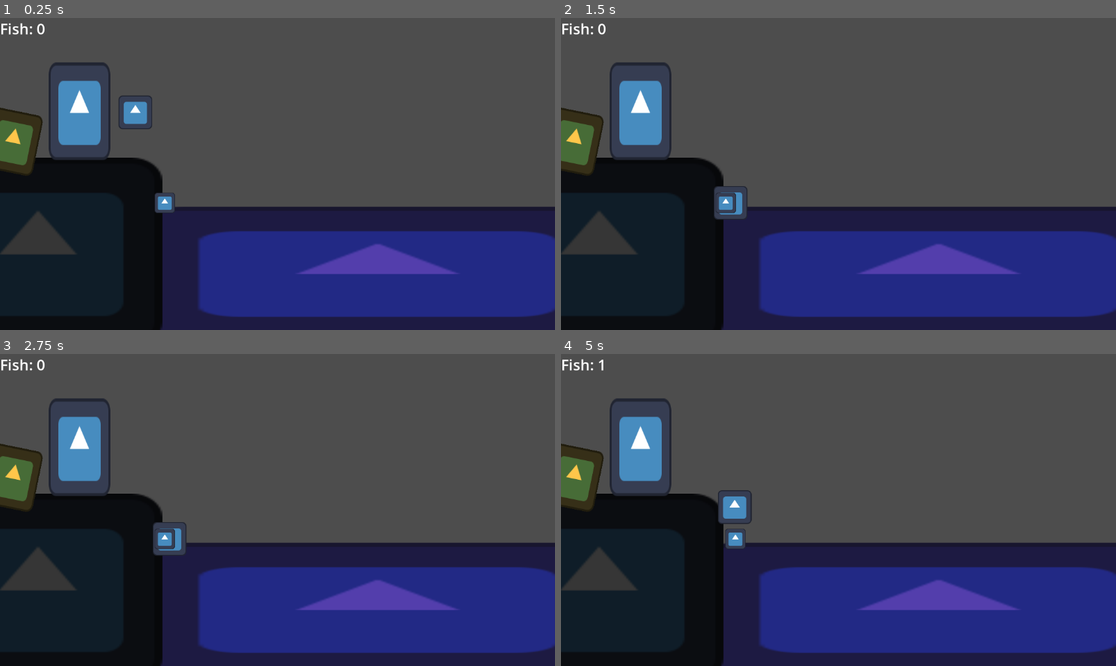
Above: before the commit, frames 1-4 (two rows, left to right).
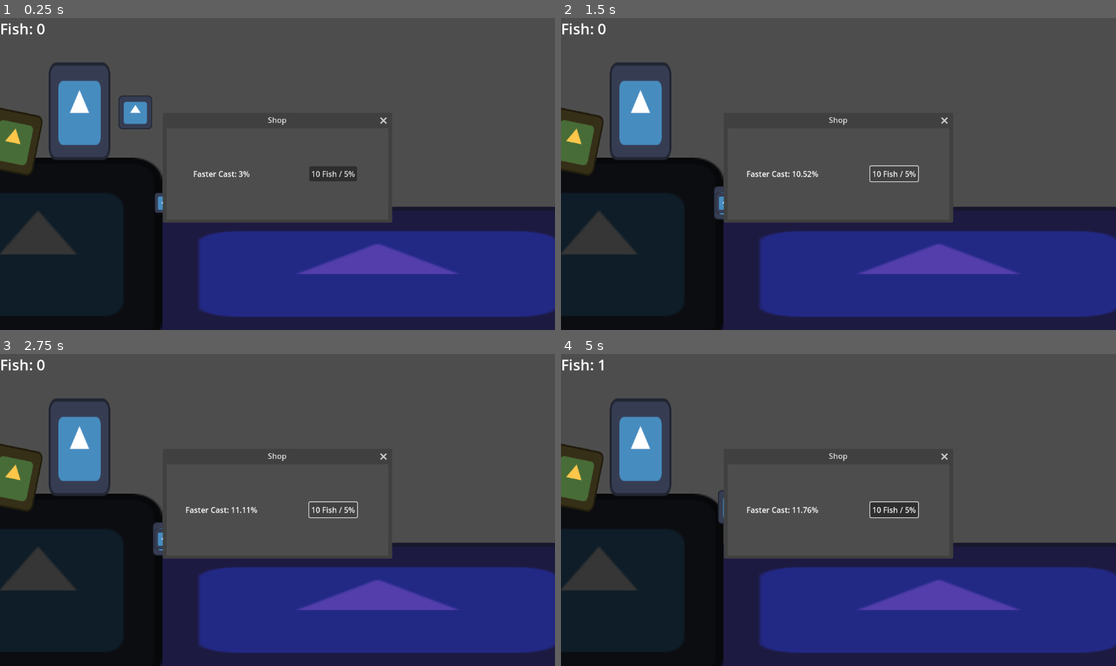
Above: after the commit, the same moments.

Repository: Shuflduf/Fish
Game: Godot game, scene res://node_2d.tscn
The game is run twice, just before and just after one commit, with the same random seed, the same clock (stepped at 60 frames per second) and the same inputs. The engine's default icon, where the game draws it, is replaced by a stand-in: a white triangle on a blue panel in a dark square.
Inputs (mouse positions are in pixels of both pictures, inside the frame that each line leads up to):
- Up to frame 1 (0.25 s): no input
- Up to frame 2 (1.5 s): click (894, 174) at 0.5 s, where only the run after the commit has a clickable "10 Fish / 5%"; click (894, 174) at 1.25 s, where only the run after the commit has a clickable "10 Fish / 5%"
- Up to frame 3 (2.75 s): click (333, 510) at 2 s, where only the run after the commit has a clickable "10 Fish / 5%"
- Up to frame 4 (5 s): tap Enter at 2.75 s; move the mouse to (960, 494) at 2.77 s; click (960, 494) at 2.85 s; tap Space at 3.5 s; move the mouse to (727, 525) at 3.52 s; click (727, 525) at 3.6 s; move the mouse to (894, 441) at 4.27 s; click (894, 441) at 4.35 s

The runs differ from the first frame. In frame 1, 2.6% of the frame differs, in the area x 29-71%, y 31-66%; in frame 2, 2.4%; in frame 3, 2.4%; in frame 4, 3.1%.

Commit message:
bare bones shop system

Diff:
--- a/main.gd
+++ b/main.gd
@@ -3,6 +3,9 @@
 var fishing = false
 
 signal caught
+
+# in percent, where 0% is instant and 100% is normal
+var cast_speed = 100.0
 
 func _physics_process(delta: float) -> void:
 	if Input.is_mouse_button_pressed(MOUSE_BUTTON_LEFT):
@@ -19,7 +22,9 @@
 		return
 	fishing = true
 
-	await launch_into(%rod, %rod_hint.global_position)
+	var pre_cast_speed = 0.6 * (cast_speed / 100.0)
+	await launch_into(%rod, %rod_hint.global_position, 0, pre_cast_speed)
+
 	%rod_hint.position.x = 0
 	await get_tree().create_timer(randf_range(1, 5)).timeout
 	var new_fish = $fish.duplicate()
@@ -31,7 +36,7 @@
 	$player/rod.position = Vector2.ZERO
 	fishing = false
 
-func launch_into(object: Node2D, target: Vector2, offset := 0.0):
+func launch_into(object: Node2D, target: Vector2, offset := 0.0, speed = 0.6):
 	var ver_tween = get_tree().create_tween()\
 			.set_trans(Tween.TRANS_SINE)
 	ver_tween.tween_property(object, "position:y", \
--- a/node_2d.tscn
+++ b/node_2d.tscn
@@ -6,6 +6,8 @@
 
 [node name="Node2D" type="Node2D"]
 script = ExtResource("1_rp30q")
+
+[node name="CanvasLayer" parent="." instance=ExtResource("3_f4f27")]
 
 [node name="Camera2D" type="Camera2D" parent="."]
 
@@ -55,5 +57,3 @@
 position = Vector2(46, 47)
 scale = Vector2(0.5625, 0.203125)
 texture = ExtResource("2_k37sf")
-
-[node name="CanvasLayer" parent="." instance=ExtResource("3_f4f27")]
--- a/ui.gd
+++ b/ui.gd
@@ -8,3 +8,17 @@
 func add_fish():
 	fish += 1
 	$Control/Fish.text = "Fish: " + str(fish)
+
+
+func _on_button_pressed() -> void:
+	if get_parent().cast_speed - 5 > 0:
+
+		$Window/VBoxContainer/FasterCast/Label.text = \
+				"Faster Cast: " \
+				+ str((1.0 / get_parent().cast_speed) * 1000).pad_decimals(2) \
+				+ "%"
+		get_parent().cast_speed -= 5.0
+
+
+func _on_window_close_requested() -> void:
+	$Window.hide()
--- a/ui.tscn
+++ b/ui.tscn
@@ -17,8 +17,41 @@
 grow_vertical = 2
 
 [node name="Fish" type="Label" parent="Control"]
-layout_mode = 0
-offset_right = 40.0
-offset_bottom = 23.0
+offset_right = 94.0
+offset_bottom = 44.0
 text = "Fish: 0"
 label_settings = SubResource("LabelSettings_mq7em")
+
+[node name="Window" type="Window" parent="."]
+title = "Shop"
+initial_position = 1
+size = Vector2i(460, 190)
+
+[node name="VBoxContainer" type="VBoxContainer" parent="Window"]
+anchors_preset = 15
+anchor_right = 1.0
+anchor_bottom = 1.0
+grow_horizontal = 2
+grow_vertical = 2
+size_flags_horizontal = 3
+size_flags_vertical = 3
+mouse_filter = 0
+
+[node name="FasterCast" type="HBoxContainer" parent="Window/VBoxContainer"]
+layout_mode = 2
+size_flags_vertical = 3
+alignment = 1
+
+[node name="Label" type="Label" parent="Window/VBoxContainer/FasterCast"]
+layout_mode = 2
+size_flags_horizontal = 6
+text = "Faster Cast: 3%"
+
+[node name="Button" type="Button" parent="Window/VBoxContainer/FasterCast"]
+layout_mode = 2
+size_flags_horizontal = 6
+size_flags_vertical = 4
+text = "10 Fish / 5%"
+
+[connection signal="close_requested" from="Window" to="." method="_on_window_close_requested"]
+[connection signal="pressed" from="Window/VBoxContainer/FasterCast/Button" to="." method="_on_button_pressed"]
